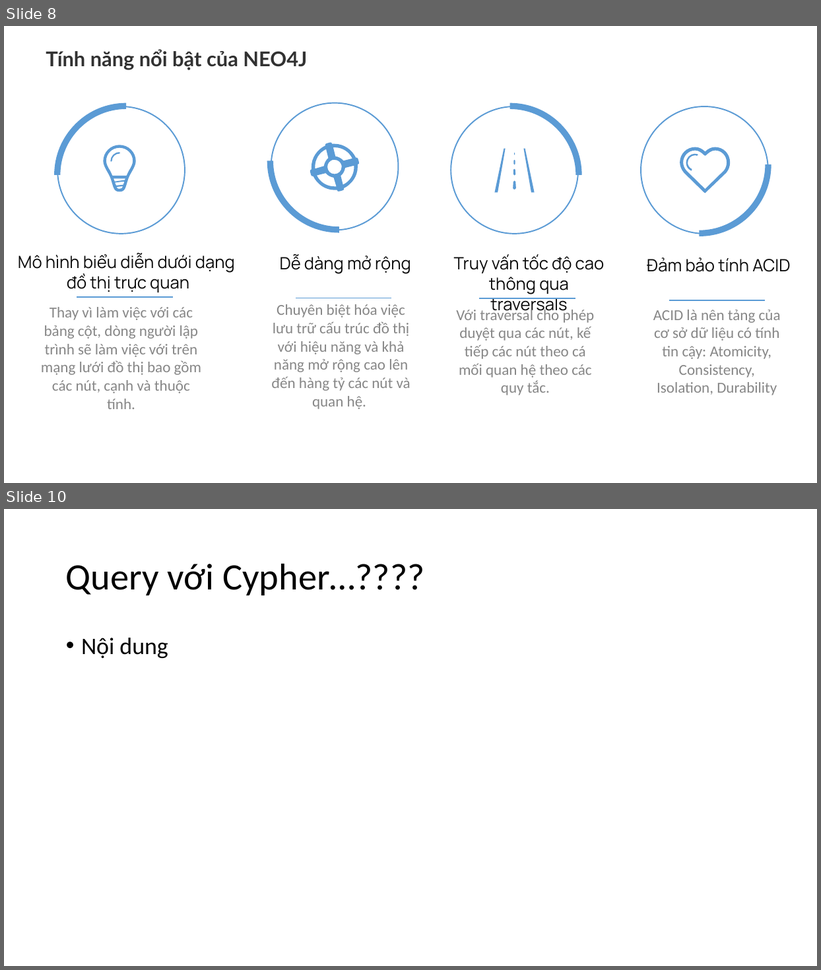
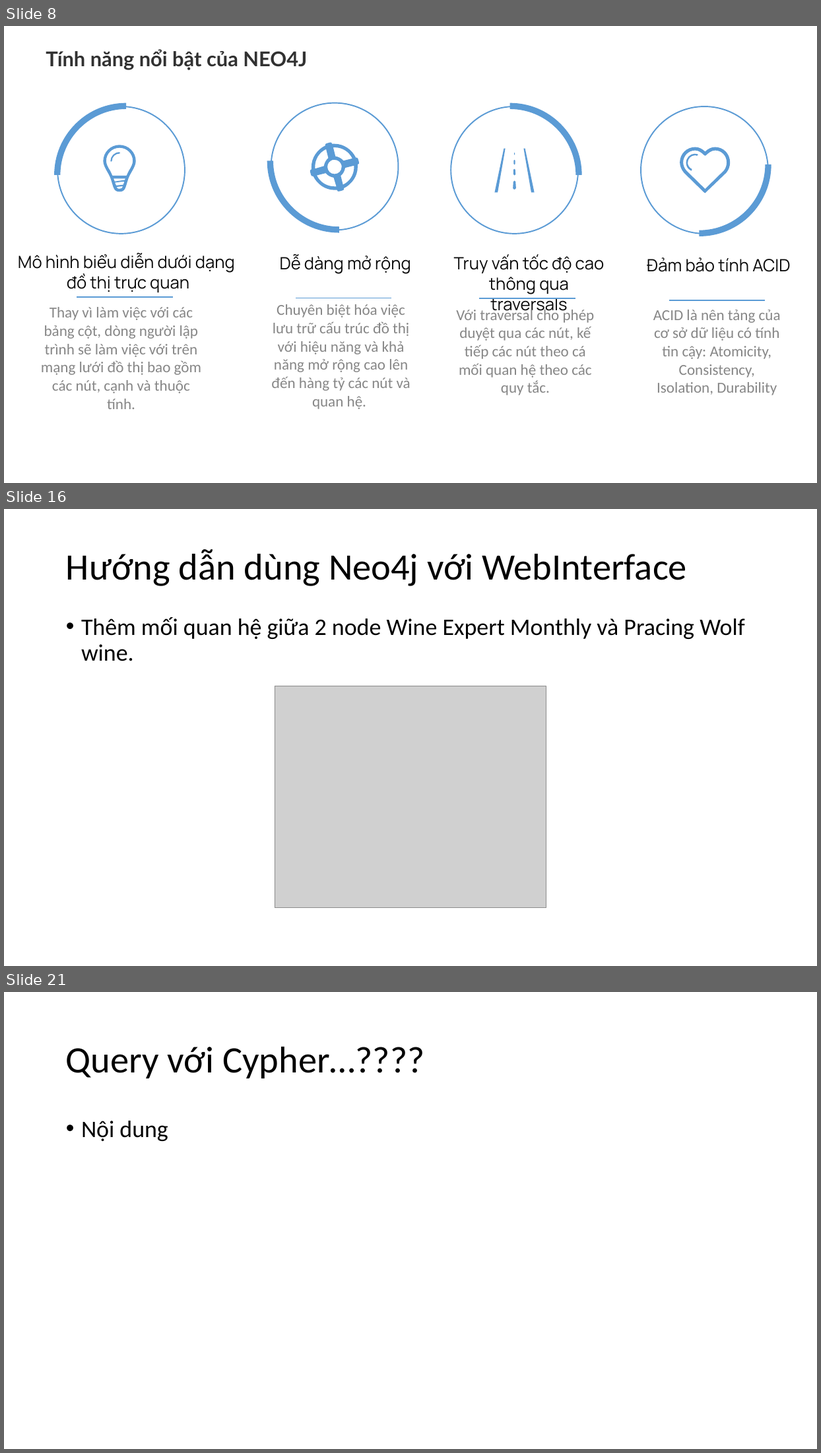
Before and after one commit to NguyenDucHoangLong/Group_4_HTTTHD, a slide deck: Document/Seminar/Slide_Nhóm 4.pptx. Shown one above the other, each under a label of ours: slides 8 and 10 before the commit, slides 8, 16 and 21 after it; the slides between them are not shown. The pictures are 821x970 and 821x1453 pixels, drawn with LibreOffice and Linux fonts; fonts in the diff are those of the drawing; grey boxes stand for pictures. Boxes give left, top, right and bottom in pixels: in the first picture for what was removed or moved away, otherwise in the second. Text is boxed around its words. In the diff, an @@ line names an element or a change of style, - is before the commit and + after.

```diff
--- a/Document/Seminar/Slide_Nhóm 4.pptx
+++ b/Document/Seminar/Slide_Nhóm 4.pptx
@@ slide 16 added at (4,509,817,966), background #FFFFFF @@
@@ title added at (66,549,687,586), 44 pt, text #000000 @@
+Hướng dẫn dùng Neo4j với WebInterface
@@ text added at (81,617,745,661), 28 pt, text #000000 @@
+• Thêm mối quan hệ giữa 2 node Wine Expert Monthly và Pracing Wolf wine.
@@ picture added at (275,686,547,908) @@
@@ what was slide 10 is now slide 21 @@
```
Also in this commit, not shown: 1 slide changed, 11 other slides added, 1 slide removed.
